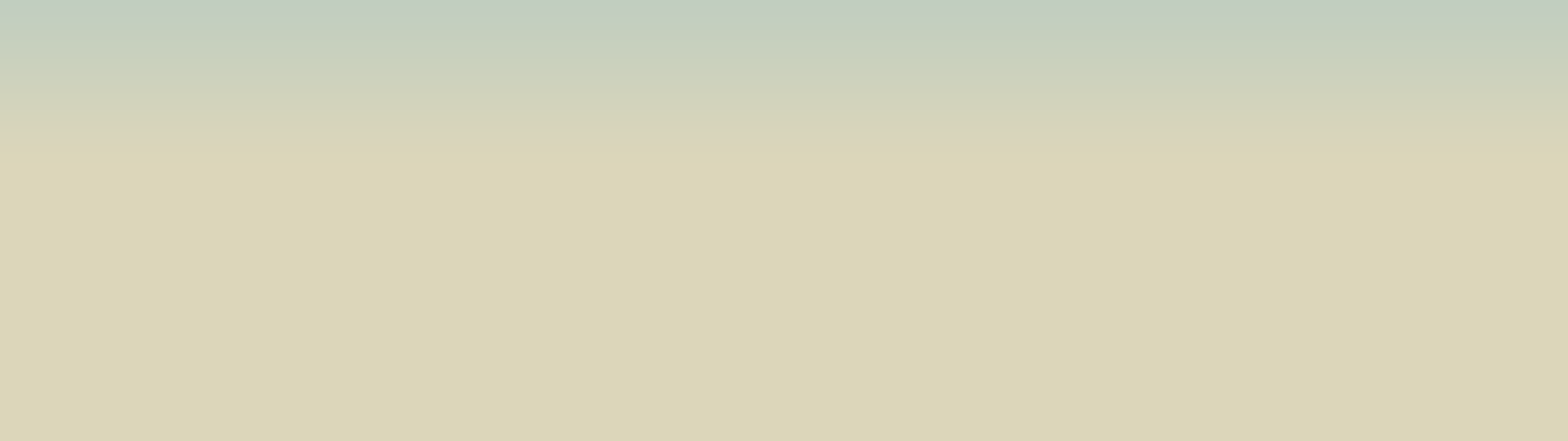
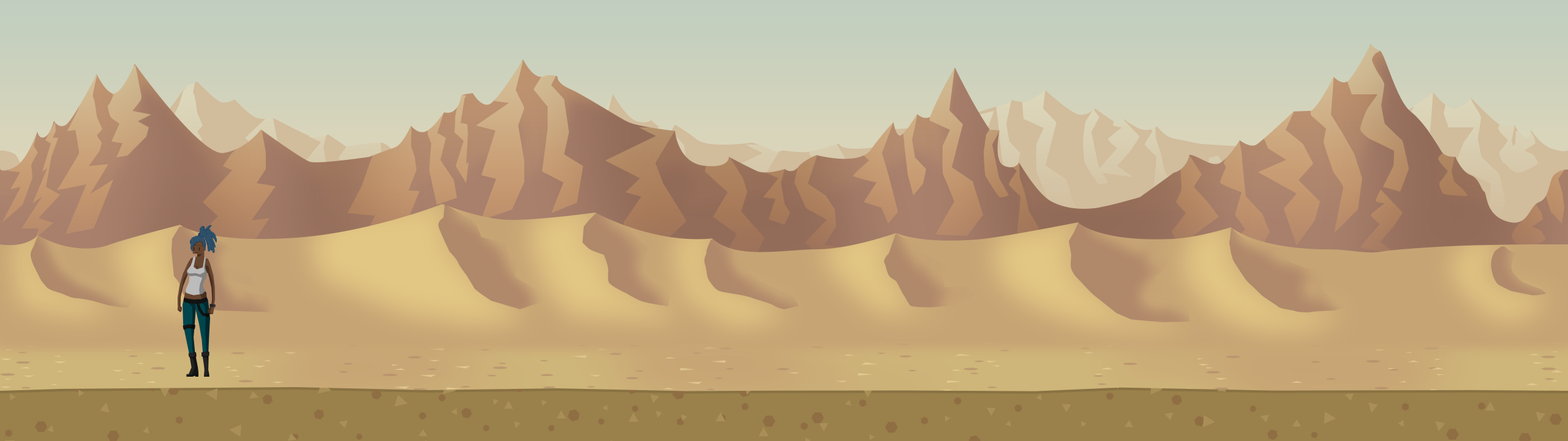
The second 1568px x 441px image is a revision of the first. Changes to its layers:
showed group "Group 2" (34 layers) over bbox(175, 224, 219, 380)
showed group "etuala" (4 layers) over bbox(0, 318, 1568, 441)
showed group "maa" (4 layers) over bbox(0, 329, 1568, 441)
showed group "tausta2" (3 layers) over bbox(0, 201, 1568, 441)
showed group "vuoret 1" (4 layers) over bbox(0, 44, 1568, 429)
showed group "vuoret 2" (2 layers) over bbox(0, 64, 1568, 353)
